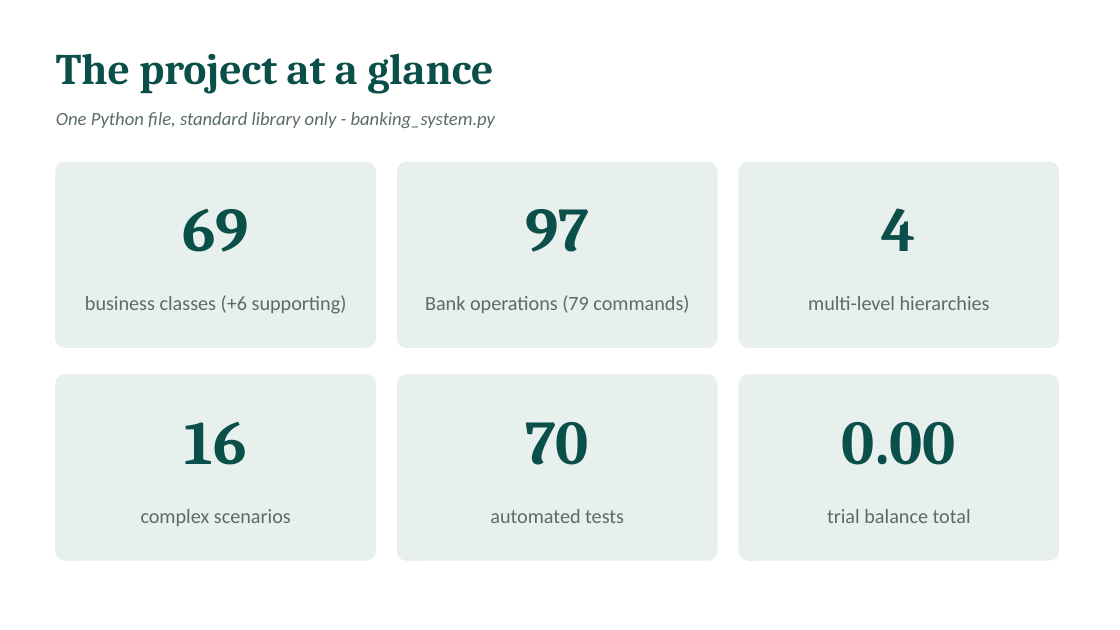
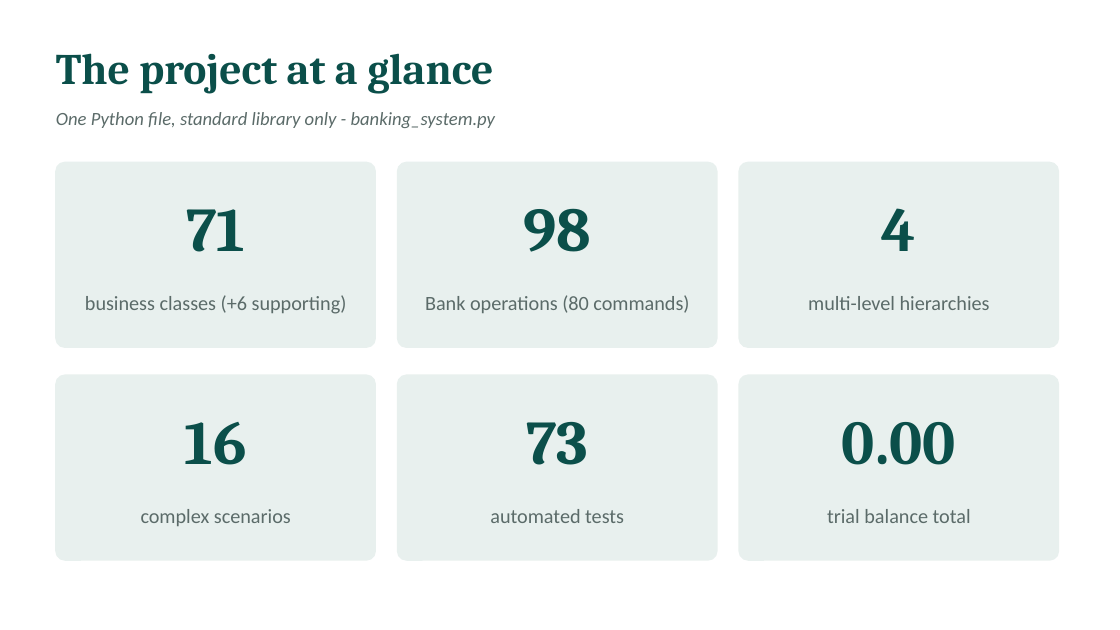
Before and after one commit to l255668-hash/commercial-banking, a slide deck: slide 2 of docs/Viva_Presentation.pptx. Drawn at 1120x630 pixels with LibreOffice and Linux fonts; fonts in the diff are those of the drawing. Boxes give left, top, right and bottom in pixels: in the first picture for what was removed or moved away, otherwise in the second. Text is boxed around its words. In the diff, an @@ line names an element or a change of style, - is before the commit and + after.

```diff
--- a/docs/Viva_Presentation.pptx
+++ b/docs/Viva_Presentation.pptx
@@ text at bbox=[186, 209, 245, 252]: text changed @@
-69
+71
@@ text at bbox=[523, 208, 591, 252]: text changed @@
-97
+98
@@ text at bbox=[425, 295, 689, 313]: text changed @@
-Bank operations (79 commands)
+Bank operations (80 commands)
@@ text at bbox=[526, 422, 588, 465]: text changed @@
-70
+73
```
Also in this commit, not shown: 4 other slides changed, 1 slide added, 32 other files.
